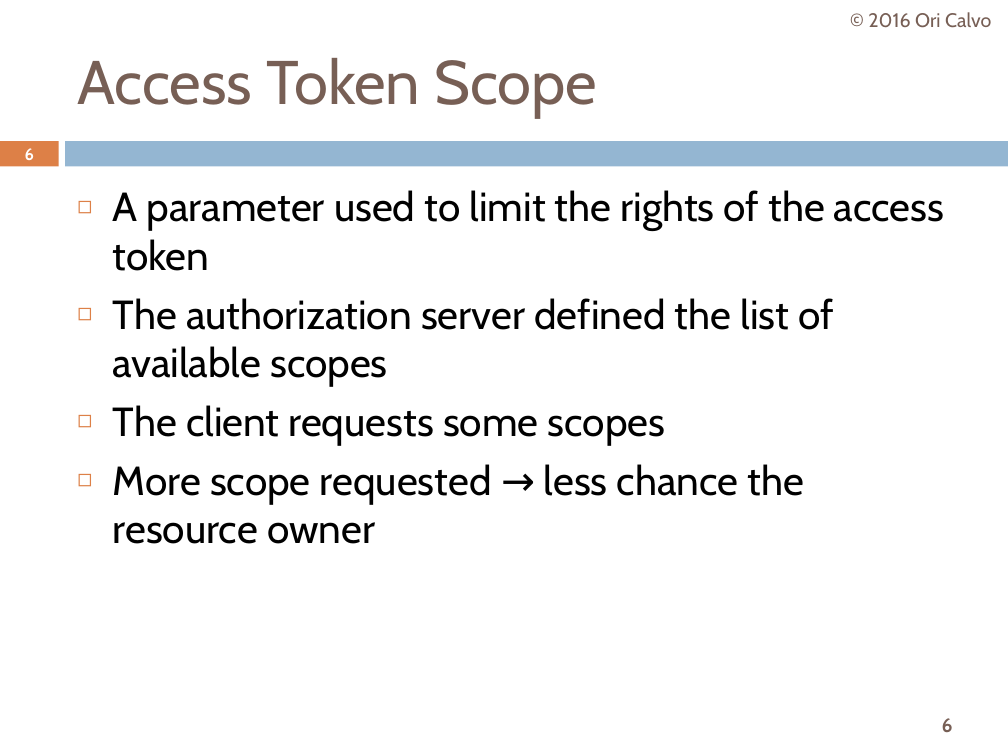
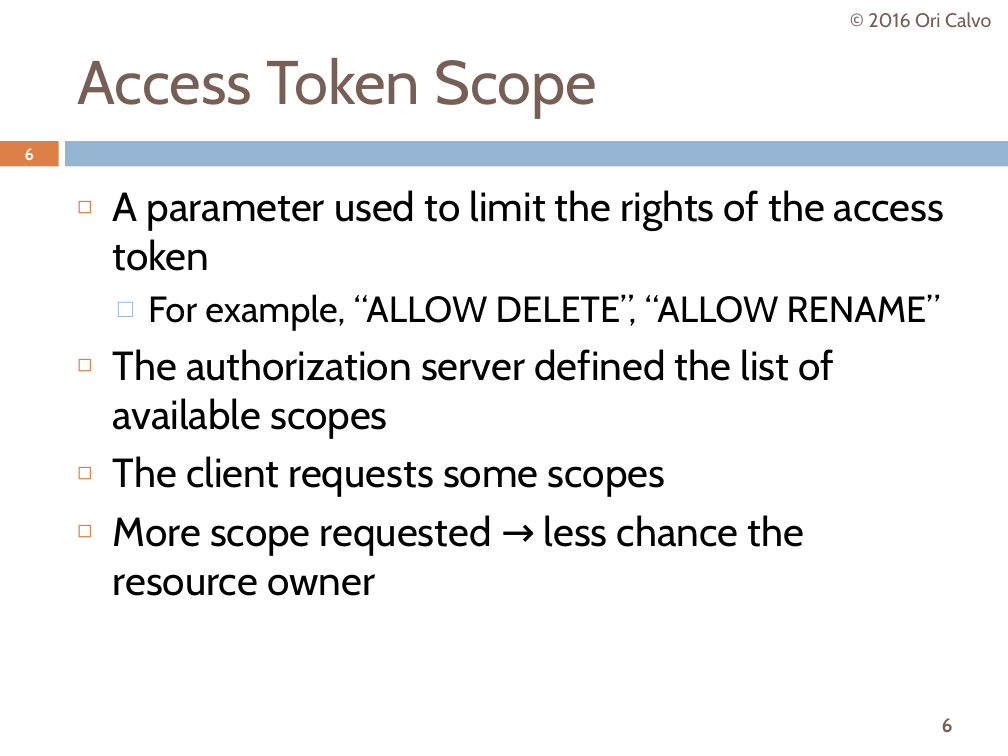
Before and after one commit to oricalvo/course-oauth, a slide deck: slide 6 of OAuth.pptx. Drawn at 1008x756 pixels with LibreOffice and Linux fonts; fonts in the diff are those of the drawing. Boxes give left, top, right and bottom in pixels: in the first picture for what was removed or moved away, otherwise in the second. Text is boxed around its words. In the diff, an @@ line names an element or a change of style, - is before the commit and + after.

```diff
--- a/OAuth.pptx
+++ b/OAuth.pptx
@@ text at [148,294,940,331]: paragraph added @@
+  □ For example, “ALLOW DELETE”, “ALLOW RENAME”
```
Also in this commit, not shown: 5 other slides changed, 9 slides added.
